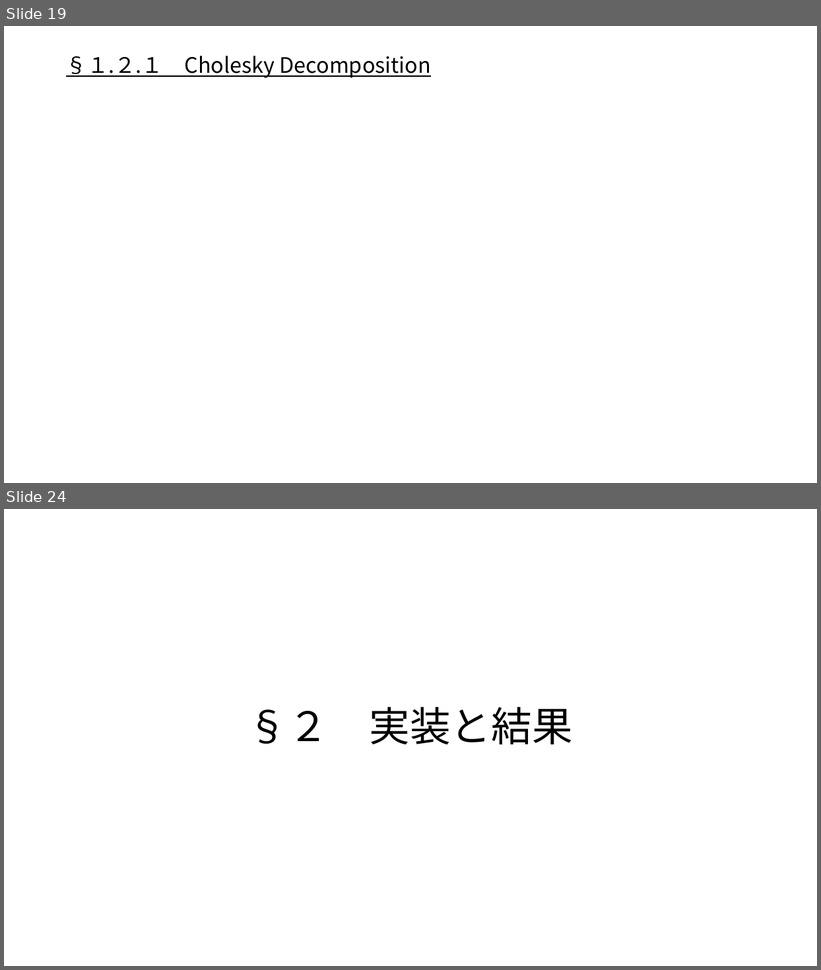
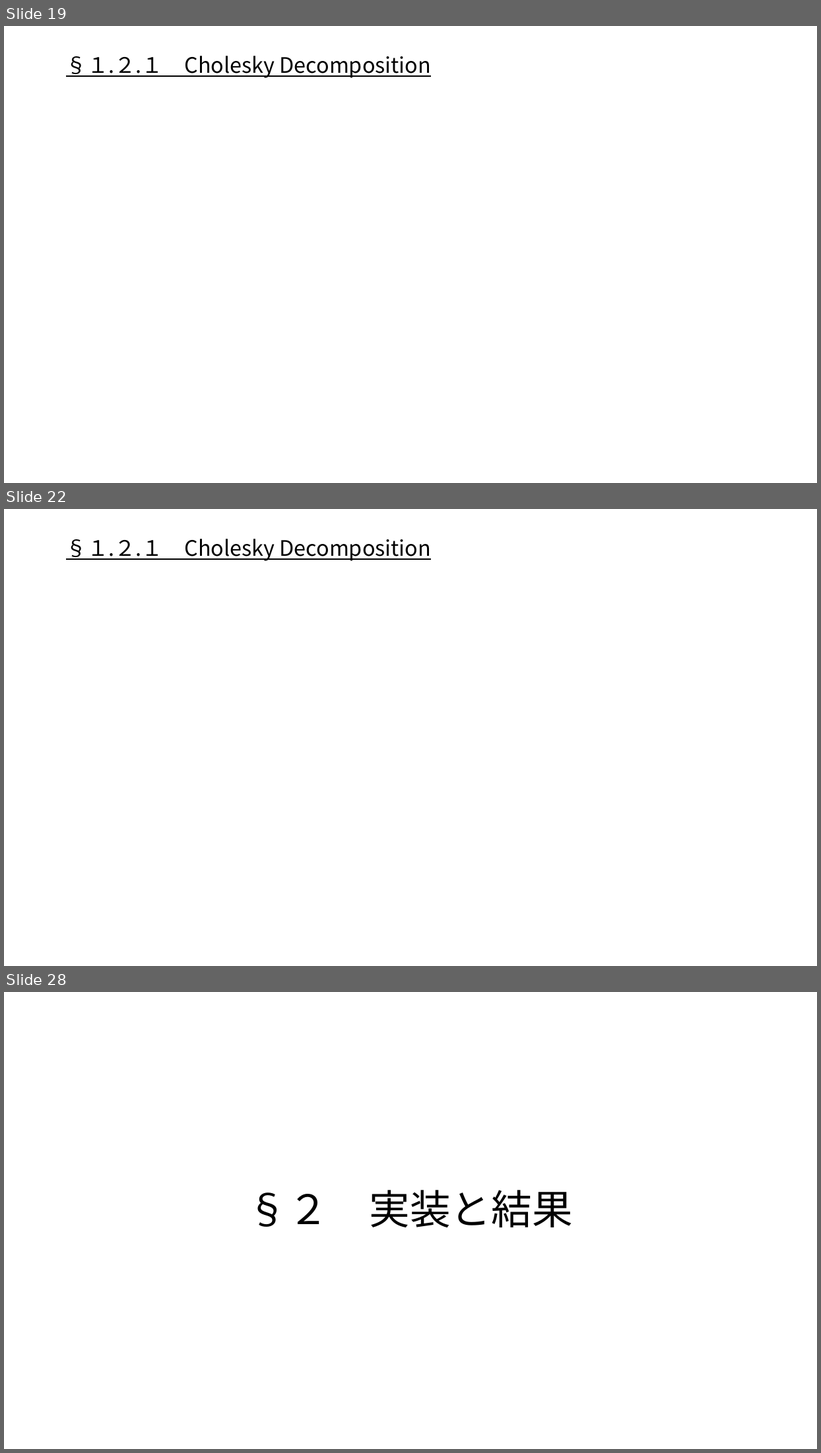
Before and after one commit to outk/graduate_thesis, a slide deck: 量子状態トモグラフィー.pptx. Shown one above the other, each under a label of ours: slides 19 and 24 before the commit, slides 19, 22 and 28 after it; the slides between them are not shown. The pictures are 821x970 and 821x1453 pixels, drawn with LibreOffice and Linux fonts; fonts in the diff are those of the drawing; grey boxes stand for pictures. Boxes give left, top, right and bottom in pixels: in the first picture for what was removed or moved away, otherwise in the second. Text is boxed around its words. In the diff, an @@ line names an element or a change of style, - is before the commit and + after.

Commit message:
progress

```diff
--- a/量子状態トモグラフィー.pptx
+++ b/量子状態トモグラフィー.pptx
@@ slide 22 added at <box>4,509,817,966</box>, background #FFFFFF @@
@@ title added at <box>60,533,762,565</box>, outline #FFFFFF 0.75 pt, 25.2 pt, text #000000, underline @@
+§１.２.１ Cholesky Decomposition
@@ what was slide 24 is now slide 28 @@
```
Also in this commit, not shown: 3 other slides added.
